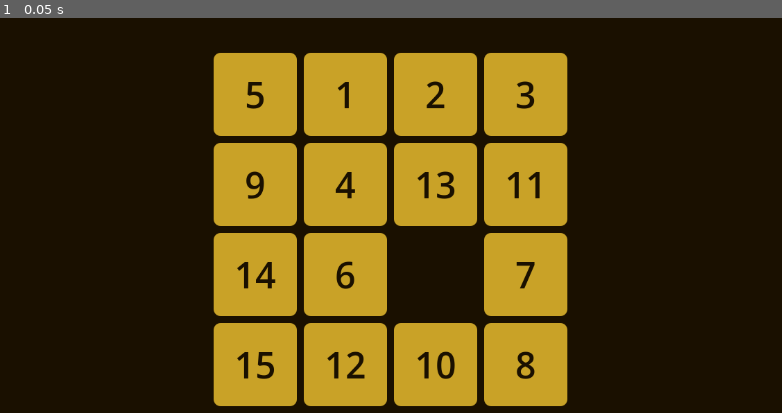
Above: before the commit, frame 1.
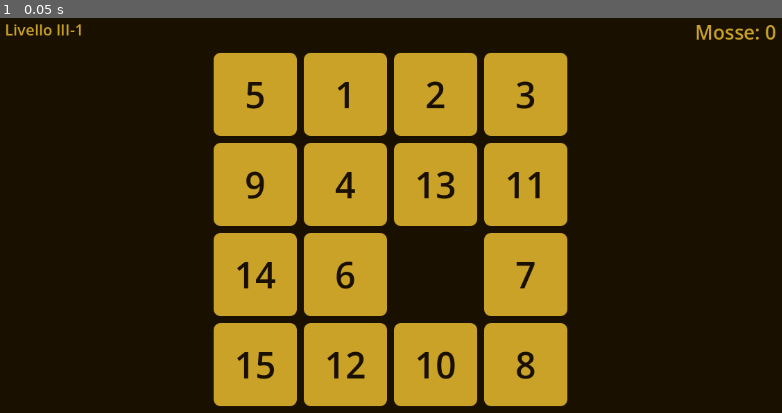
Above: after the commit, the same moment.

Repository: teologoeretico1975/LeTavoleDiAshan
Game: Godot game, scene res://scenes/game/GameBoard.tscn
The game is run twice, just before and just after one commit, with the same random seed, the same clock (stepped at 60 frames per second) and the same inputs.
Inputs:
- Up to frame 1 (0.05 s): no input

The runs differ from the first frame. In frame 1, 0.3% of the frame differs, in the area x 0-100%, y 1-6%.

Commit message:
Add move counter, level title HUD, and SaveManager integration to GameBoard
- _label_title: level title from JSON, shown top-left on game start
- _label_moves: move counter (Mosse: N), shown top-right, updated after each move
- _level_data stored by _load_level() so HUD and solve handler share it
- _on_puzzle_solved(): computes stars, calls SaveManager.save_level_result(),
  prints result to console, then triggers the existing solve flash
- _compute_stars(): local star calculation against par_moves/good_moves thresholds
- _get_saver(): path-based SaveManager lookup, same pattern as _get_loader()

Co-Authored-By: Claude Sonnet 4.6 <noreply@anthropic.com>

Diff:
--- a/scripts/ui/GameBoard.gd
+++ b/scripts/ui/GameBoard.gd
@@ -52,6 +52,13 @@
 # Teniamo un riferimento all'oggetto corrente — come una variabile puntatore in C#.
 var _state: BoardState
 
+# Dati grezzi del livello dal JSON: title, par_moves, good_moves, ecc.
+# Popolato da _load_level() e usato da _setup_hud() e _on_puzzle_solved().
+var _level_data: Dictionary = {}
+
+# Contatore mosse dell'utente nella partita corrente.
+var _move_count: int = 0
+
 # Array di Panel, uno per posizione nella griglia (0..8 per un 3x3).
 # INVARIANTE: _tile_nodes[i] è sempre il nodo visivo per la posizione board i.
 # Manteniamo questo invariante facendo swap dopo ogni mossa animata.
@@ -59,6 +66,10 @@
 
 # Riferimento al container dei tile, usato per il flash di risoluzione.
 var _board_container: Control
+
+# Label HUD — aggiornate da _setup_hud() e durante il gioco.
+var _label_title: Label
+var _label_moves: Label
 
 # Blocca l'input mentre un'animazione è in corso — evita di accodare mosse.
 var _is_animating: bool = false
@@ -85,6 +96,7 @@
 
 	_build_board()
 	_refresh_tiles()
+	_setup_hud()
 
 
 # Inizializza la board direttamente da dati grezzi, senza passare per LevelLoader.
@@ -154,7 +166,10 @@
 	for v in raw:
 		tiles.append(int(v))
 
-	_grid_size = json_grid_size
+	# Salva i dati completi del livello — usati da _setup_hud() (title) e
+	# _on_puzzle_solved() (par_moves, good_moves per il calcolo stelle).
+	_level_data  = level_data
+	_grid_size   = json_grid_size
 	return BoardState.new(tiles, _grid_size)
 
 
@@ -181,6 +196,56 @@
 	# Ancora il ColorRect a tutto il genitore — come Background="..." sul root in WPF.
 	bg.set_anchors_preset(Control.PRESET_FULL_RECT)
 	add_child(bg)
+
+
+# Costruisce le label HUD (titolo e contatore mosse) sopra la griglia.
+# Chiamata DOPO _load_level() perché legge _level_data["title"].
+#
+# NOTE PER CHI VIENE DA C#/WPF:
+#   - anchor_left/right/top/bottom definiscono il punto di riferimento nel genitore
+#     (0 = bordo sinistro/superiore, 1 = bordo destro/inferiore).
+#   - offset_* sono distanze in pixel dal punto di ancoraggio.
+#   - Label titolo: ancorata al bordo superiore-sinistro (anchor = 0,0) con margine.
+#   - Label mosse: ancorata al bordo superiore-destro (anchor_left/right = 1) con
+#     offset negativi per rientrare dal bordo — equivalente di Right/Top margin in WPF.
+func _setup_hud() -> void:
+	# Titolo del livello — sottile, in alto a sinistra.
+	_label_title = Label.new()
+	_label_title.name = "LabelTitle"
+	_label_title.text = _level_data.get("title", "")
+	_label_title.add_theme_font_size_override("font_size", 22)
+	_label_title.add_theme_color_override("font_color", COL_TILE)
+	_label_title.mouse_filter = Control.MOUSE_FILTER_IGNORE
+	# Position con anchor default (0,0) = offset in pixel dall'angolo superiore-sinistro.
+	_label_title.position = Vector2(20.0, 20.0)
+	add_child(_label_title)
+
+	# Contatore mosse — prominente, in alto a destra.
+	_label_moves = Label.new()
+	_label_moves.name = "LabelMoves"
+	_label_moves.text = "Mosse: 0"
+	_label_moves.add_theme_font_size_override("font_size", 28)
+	_label_moves.add_theme_color_override("font_color", COL_TILE)
+	_label_moves.horizontal_alignment = HORIZONTAL_ALIGNMENT_RIGHT
+	_label_moves.mouse_filter         = Control.MOUSE_FILTER_IGNORE
+	# Ancora al bordo destro: anchor_left = anchor_right = 1 → il punto di riferimento
+	# è il bordo destro del genitore. offset negativi = rientro verso sinistra.
+	_label_moves.anchor_left   = 1.0
+	_label_moves.anchor_right  = 1.0
+	_label_moves.anchor_top    = 0.0
+	_label_moves.anchor_bottom = 0.0
+	_label_moves.offset_left   = -200.0
+	_label_moves.offset_right  = -20.0
+	_label_moves.offset_top    = 20.0
+	_label_moves.offset_bottom = 60.0
+	add_child(_label_moves)
+
+
+# Recupera SaveManager per path — stesso pattern di _get_loader().
+func _get_saver() -> Node:
+	if not is_inside_tree():
+		return null
+	return get_node_or_null("/root/SaveManager")
 
 
 # ---------------------------------------------------------------------------
@@ -317,10 +382,16 @@
 		_tile_nodes[blank_index] = tmp
 
 		_refresh_tiles()
+
+		# Aggiorna contatore mosse e label HUD.
+		_move_count += 1
+		if _label_moves != null:
+			_label_moves.text = "Mosse: %d" % _move_count
+
 		_is_animating = false
 
 		if _state.is_solved():
-			_play_solve_flash()
+			_on_puzzle_solved()
 	)
 
 
@@ -349,6 +420,40 @@
 		else:
 			panel.visible = true
 			label.text = str(val)
+
+
+# ---------------------------------------------------------------------------
+# Risoluzione puzzle
+# ---------------------------------------------------------------------------
+
+# Chiamata una volta sola quando _state.is_solved() diventa true.
+# Ordine: salva prima (così il dato è persistito anche se qualcosa crashasse dopo),
+# poi stampa, poi avvia l'animazione visiva.
+func _on_puzzle_solved() -> void:
+	var stars := _compute_stars(_move_count)
+
+	var saver: Node = _get_saver()
+	if saver != null:
+		saver.save_level_result(chapter, level_id, _move_count)
+	else:
+		push_warning("GameBoard: SaveManager non disponibile, risultato non salvato.")
+
+	print("Livello completato! Mosse: %d, Stelle: %d" % [_move_count, stars])
+
+	_play_solve_flash()
+
+
+# Calcola le stelle in base alle soglie del livello corrente.
+# Stessa logica di SaveManager._compute_stars() — duplicata intenzionalmente
+# per non dipendere dall'Autoload solo per ottenere il valore da stampare.
+func _compute_stars(p_moves: int) -> int:
+	var par:  int = int(_level_data.get("par_moves",  INF))
+	var good: int = int(_level_data.get("good_moves", INF))
+	if p_moves <= par:
+		return 3
+	if p_moves <= good:
+		return 2
+	return 1
 
 
 # ---------------------------------------------------------------------------
